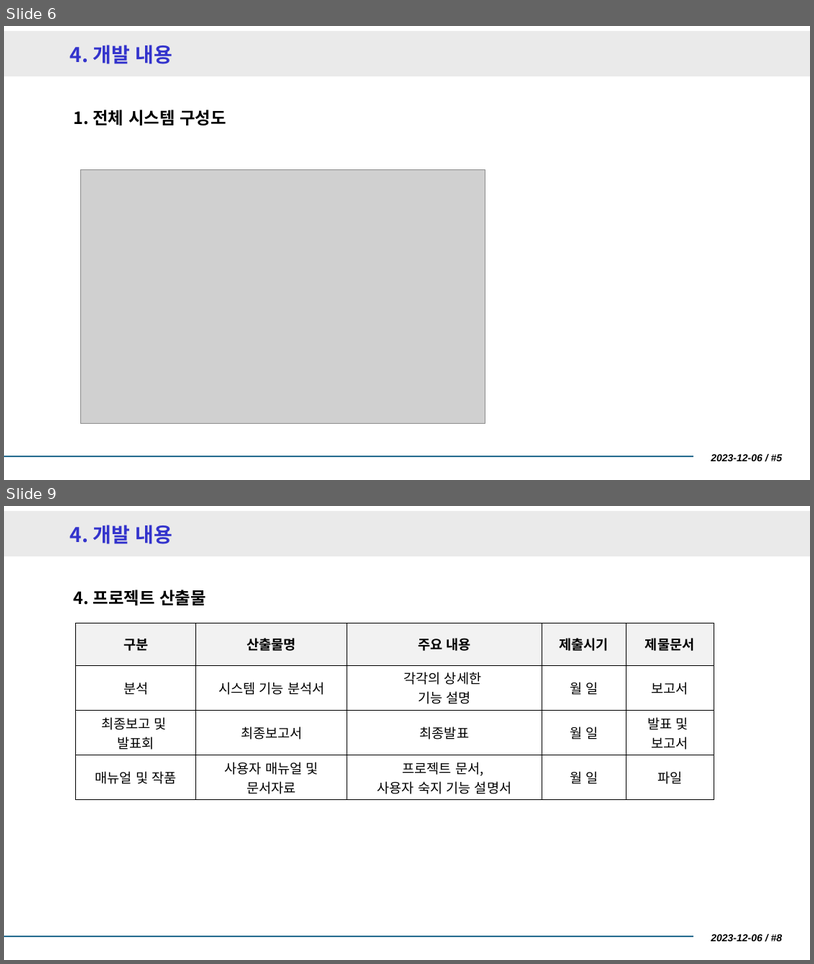
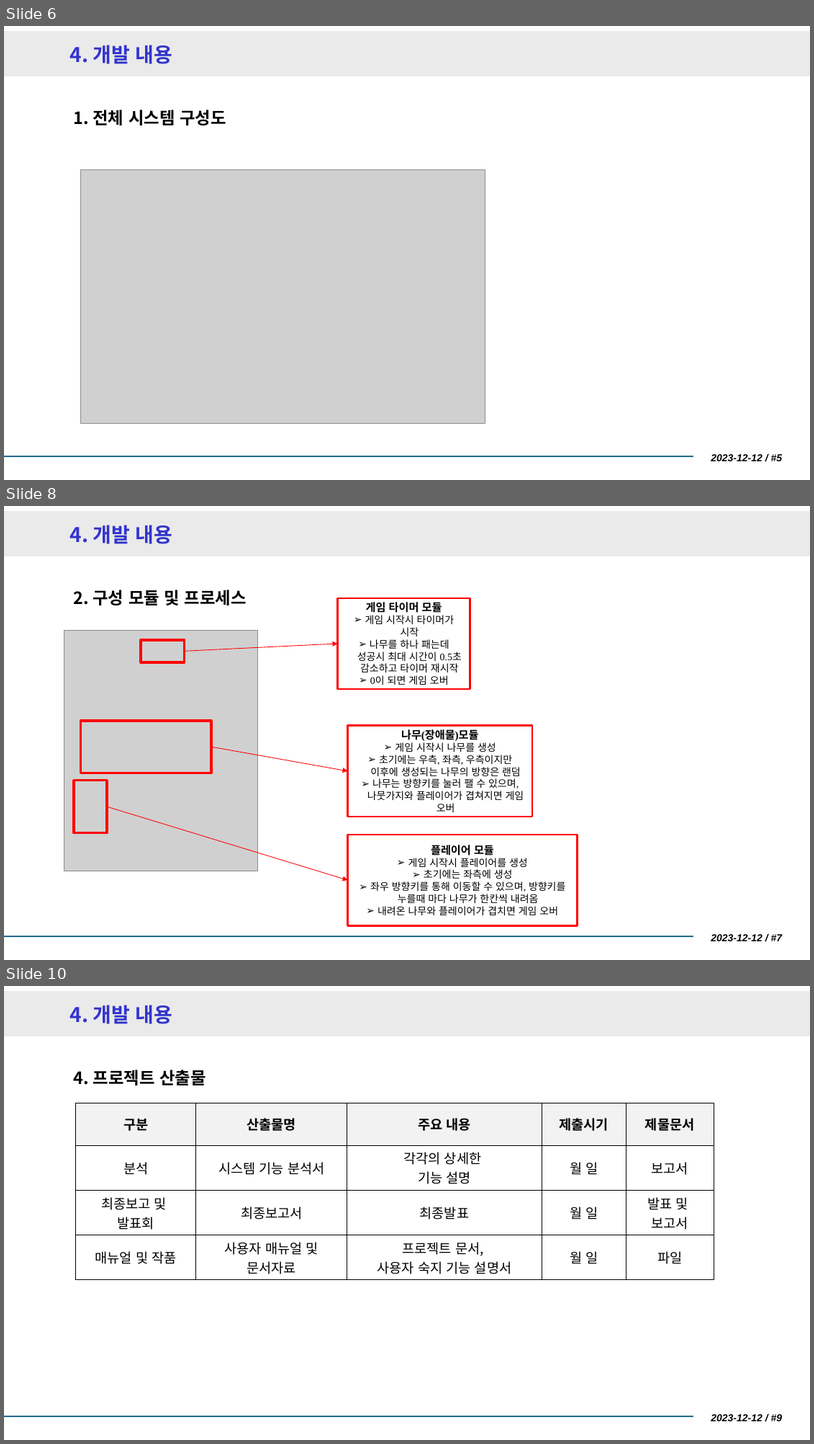
Before and after one commit to MCGom/2023_CPP_TeamProject, a slide deck: 2023_기업솔루션_프로젝트_보고서.pptx. Shown one above the other, each under a label of ours: slides 6 and 9 before the commit, slides 6, 8 and 10 after it; the slides between them are not shown. The pictures are 814x964 and 814x1444 pixels, drawn with LibreOffice and Linux fonts; fonts in the diff are those of the drawing; grey boxes stand for pictures. Boxes give left, top, right and bottom in pixels: in the first picture for what was removed or moved away, otherwise in the second. Text is boxed around its words. In the diff, an @@ line names an element or a change of style, - is before the commit and + after.

Commit message:
C#프로젝트 보고서 최종

```diff
--- a/2023_기업솔루션_프로젝트_보고서.pptx
+++ b/2023_기업솔루션_프로젝트_보고서.pptx
@@ slide 8 added at (4,506,810,960), background #FFFFFF; not listed: 3 template elements that a slide beside it also shows @@
@@ title added at (70,525,173,544), 24 pt, text #3333CC, bold @@
+4. 개발 내용
@@ text added at (74,590,247,605), 20 pt, text #000000, bold @@
+2. 구성 모듈 및 프로세스
@@ rectangle added at (338,598,471,690), outline #FF0000 2 pt, 12 pt, text #000000 @@
+게임 타이머 모듈
+➢ 게임 시작시 타이머가 시작
+➢ 나무를 하나 패는데 성공시 최대 시간이 0.5초 감소하고 타이머 재시작
+➢ 0이 되면 게임 오버
@@ picture added at (64,630,258,870) @@
@@ rectangle added at (141,640,184,662), outline #FF0000 3 pt @@
@@ arrow added from (184, 651) to (338, 644), #FF0000 0.75 pt @@
@@ rectangle added at (81,721,211,773), outline #FF0000 3 pt @@
@@ rectangle added at (347,726,532,817), outline #FF0000 2 pt, 12 pt, text #000000 @@
+나무(장애물)모듈
+➢ 게임 시작시 나무를 생성
+➢ 초기에는 우측, 좌측, 우측이지만 이후에 생성되는 나무의 방향은 랜덤
+➢ 나무는 방향키를 눌러 팰 수 있으며, 나뭇가지와 플레이어가 겹쳐지면 게임 오버
@@ arrow added from (211, 746) to (347, 771), #FF0000 0.75 pt @@
@@ rectangle added at (74,780,107,833), outline #FF0000 3 pt @@
@@ arrow added from (107, 807) to (347, 880), #FF0000 0.75 pt @@
@@ rectangle added at (347,834,578,926), outline #FF0000 2 pt, 12 pt, text #000000 @@
+플레이어 모듈
+➢ 게임 시작시 플레이어를 생성
+➢ 초기에는 좌측에 생성
+➢ 좌우 방향키를 통해 이동할 수 있으며, 방향키를 누를때 마다 나무가 한칸씩 내려옴
+➢ 내려온 나무와 플레이어가 겹치면 게임 오버
@@ text at (711,454,783,461): text changed @@
-2023-12-06 / #5
+2023-12-12 / #5
@@ what was slide 9 is now slide 10 @@
@@ text at (711,1414,783,1421): text changed @@
-2023-12-06 / #8
+2023-12-12 / #9
```
Also in this commit, not shown: 2 slides changed.
